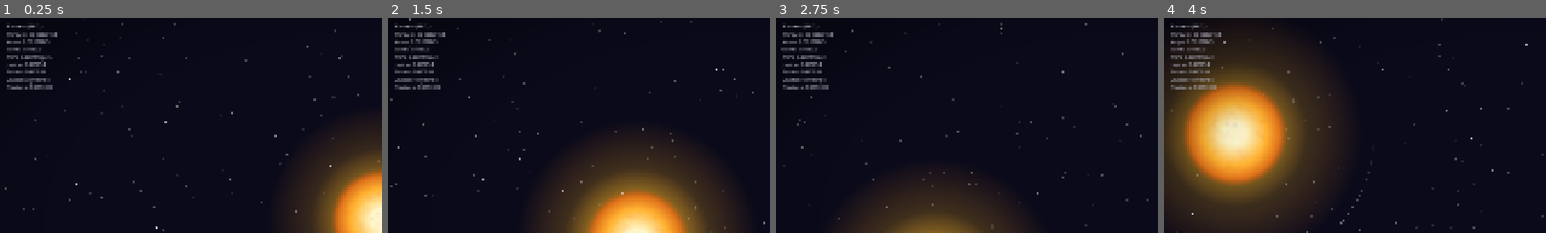
Above: before the commit, frames 1-4 (left to right).
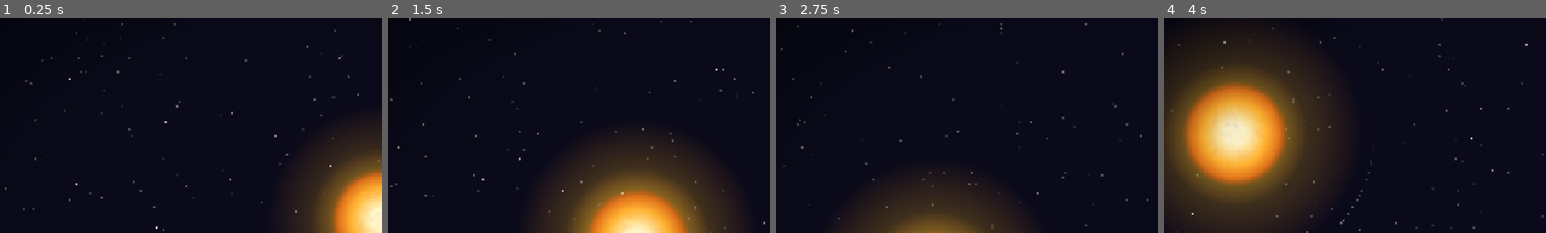
Above: after the commit, the same moments.

Repository: avantgardian/godot-space-idle
Game: Godot game, scene res://scenes/main.tscn
Same seed, same stepped clock (60 frames per second), same inputs: the game is played once before the commit and once after it.
Inputs (mouse positions are % of the whole screen's width and height, from its top left):
- Up to frame 1 (0.25 s): no input
- Up to frame 2 (1.5 s): tap Enter at 0.5 s; move the mouse to (72, 45) at 0.52 s; hold Right (ui_right) 0.53-1.25 s; tap L at 0.6 s; click (72, 45) at 0.67 s; drag from (30, 55) to (45, 70) at 1.27 s
- Up to frame 3 (2.75 s): move the mouse to (60, 28) at 2.02 s; hold Right (ui_right) from 2.03 s (still down); tap L at 2.1 s
- Up to frame 4 (4 s): release Right (ui_right) at 2.75 s; drag from (45, 70) to (20, 35) at 2.77 s; move the mouse to (80, 65) at 3.52 s; hold Left (ui_left) from 3.53 s (still down); tap L at 3.6 s
The pictures show only the part of the screen within x 0-50%, y 3-53%; the shares and areas given below are measured in that part.

The runs differ from the first frame. In frame 1, 1.4% of the frame differs, in the area x 1-15%, y 3-34%; in frame 2, 1.4%; in frame 3, 1.4%; in frame 4, 1.4%.

Commit message:
Remove planet mass panel, keep only Sun mass label

Diff:
--- a/scripts/main.gd
+++ b/scripts/main.gd
@@ -9,7 +9,6 @@
 
 var sun_mass: float = 1.0
 var _mass_label: Label
-var _planet_mass_labels: Array[Label]
 var _impact_rings: Array[Dictionary]
 var _asteroids: Array[Node2D]
 var _asteroid_spawn_timer: float = 5.0
@@ -46,7 +45,6 @@
 		p.node.setup_trail(p.color0, p.color1)
 		p.initial_mass = p.node.mass
 		p.destroyed_by = ""
-	_setup_planet_mass_ui()
 	_setup_pause_button()
 	_setup_post_process()
 	_setup_event_log()
@@ -328,29 +326,6 @@
 	tween.tween_property(panel, "modulate", Color(1, 1, 1, 0), 0.15)
 	tween.tween_callback(panel.queue_free)
 
-func _setup_planet_mass_ui():
-	_planet_mass_labels = []
-	var container := VBoxContainer.new()
-	container.name = "PlanetMassList"
-	container.position = Vector2(16, 44)
-	container.add_theme_constant_override("separation", 2)
-	$UI.add_child(container)
-
-	var title := Label.new()
-	title.text = "Planets (M☉):"
-	title.add_theme_color_override("font_color", Color(0.8, 0.8, 0.85, 1))
-	title.add_theme_font_size_override("font_size", 14)
-	container.add_child(title)
-
-	for p in _planet_data:
-		var lbl := Label.new()
-		lbl.add_theme_color_override("font_color", Color(0.7, 0.7, 0.75, 1))
-		lbl.add_theme_font_size_override("font_size", 12)
-		container.add_child(lbl)
-		_planet_mass_labels.append(lbl)
-
-
-
 
 var _planet_popup: Panel
 var _popup_labels: Dictionary
@@ -406,22 +381,6 @@
 
 	if _mass_label:
 		_mass_label.text = "M☉ = %.7f" % sun_mass
-		for i in _planet_data.size():
-			var p := _planet_data[i]
-			var m: float = p.node.mass
-			var pct: float = (m - p.initial_mass) / p.initial_mass * 100.0
-			var change := ""
-			if pct > 0.001:
-				var pct_str: String = str(pct)
-				var dot := pct_str.find(".")
-				if dot > 0 and dot + 2 < pct_str.length():
-					pct_str = pct_str.left(dot + 2)
-				change = " +%s%%" % pct_str
-			var status := ""
-			if p.node._dead:
-				status = " (Destroyed by " + p.destroyed_by + ")" if p.destroyed_by else " (Destroyed)"
-			var line: String = "%s: %s%s%s" % [PLANET_NAMES[i], str(m), change, status]
-			_planet_mass_labels[i].text = line
 
 	if _ca_impact > 0.0:
 		_ca_impact = max(_ca_impact - 0.02 * delta, 0.0)
